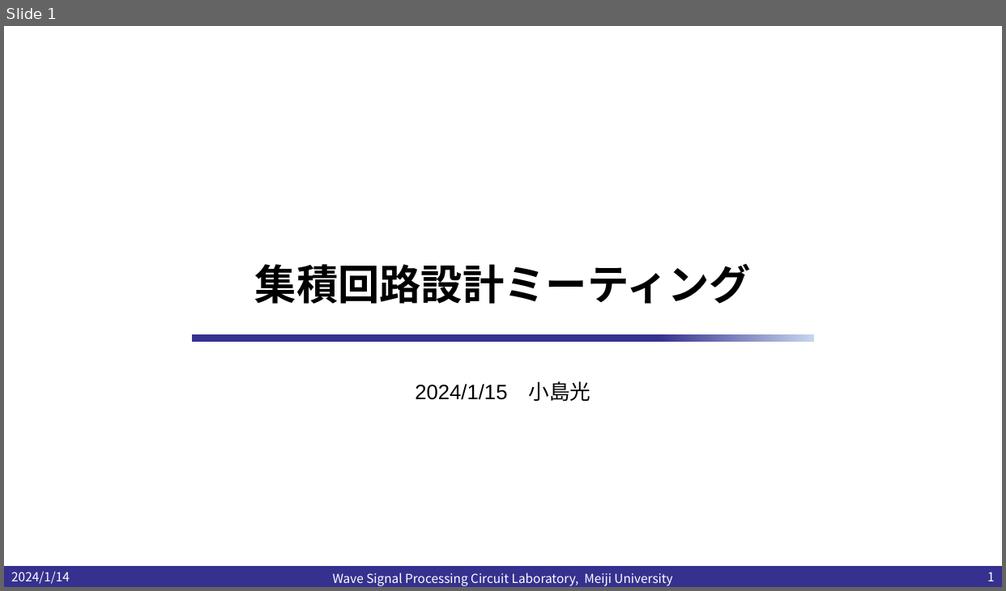
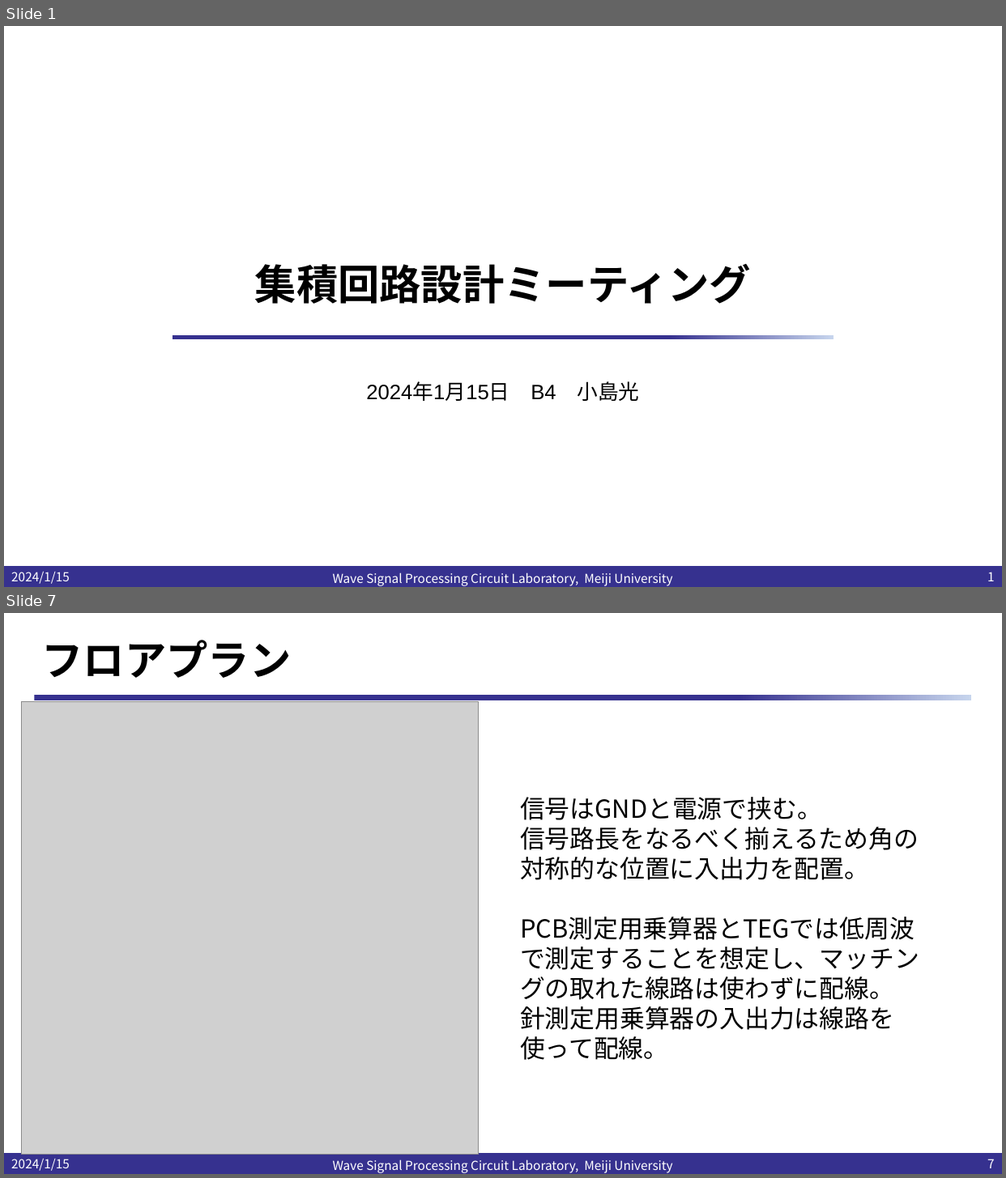
Before and after one commit to kjm-desktop10400/reserch, a slide deck: folded_gilbert/試作/20240115/集積回路設計ミーティング.pptx. Shown one above the other, each under a label of ours: slide 1 before the commit, slides 1 and 7 after it; the slides between them are not shown. The pictures are 1006x591 and 1006x1178 pixels, drawn with LibreOffice and Linux fonts; fonts in the diff are those of the drawing; grey boxes stand for pictures; background and template pictures are left out. Boxes give left, top, right and bottom in pixels: in the first picture for what was removed or moved away, otherwise in the second. Text is boxed around its words. In the diff, an @@ line names an element or a change of style, - is before the commit and + after.

```diff
--- a/folded_gilbert/試作/20240115/集積回路設計ミーティング.pptx
+++ b/folded_gilbert/試作/20240115/集積回路設計ミーティング.pptx
@@ slide 7 added at [4, 613, 1002, 1174], background #FFFFFF; not listed: 1 template element that a slide beside it also shows @@
@@ title added at [42, 640, 292, 678], 40 pt, text #000000, bold @@
+フロアプラン
@@ picture added at [22, 702, 479, 1155] @@
@@ rectangle added at [35, 695, 972, 700], fill gradient #36318F to #C7D5ED @@
@@ text added at [520, 797, 919, 1060], 24 pt, text #000000 @@
+信号はGNDと電源で挟む。
+信号路長をなるべく揃えるため角の対称的な位置に入出力を配置。
+PCB測定用乗算器とTEGでは低周波で測定することを想定し、マッチングの取れた線路は使わずに配線。
+針測定用乗算器の入出力は線路を使って配線。
@@ text added at [11, 1158, 70, 1171], 12 pt, text #FFFFFF @@
+2024/1/15
@@ text added at [333, 1160, 672, 1174], 12 pt, text #FFFFFF @@
+Wave Signal Processing Circuit Laboratory, Meiji University
@@ page number added at [987, 1159, 995, 1169], 12 pt, text #FFFFFF @@
+7
@@ slide 1 changed as well @@
@@ rectangle: place and size @@
-rectangle at [192, 335, 814, 341]
+rectangle at [172, 335, 834, 339]
@@ subtitle at [366, 382, 639, 401]: text changed @@
-2024/1/15 小島光
+2024年1月15日 B4 小島光
@@ text at [11, 571, 70, 584]: text changed @@
-2024/1/14
+2024/1/15
```
Also in this commit, not shown: 1 other slide changed, 5 other slides added, 13 other files.
